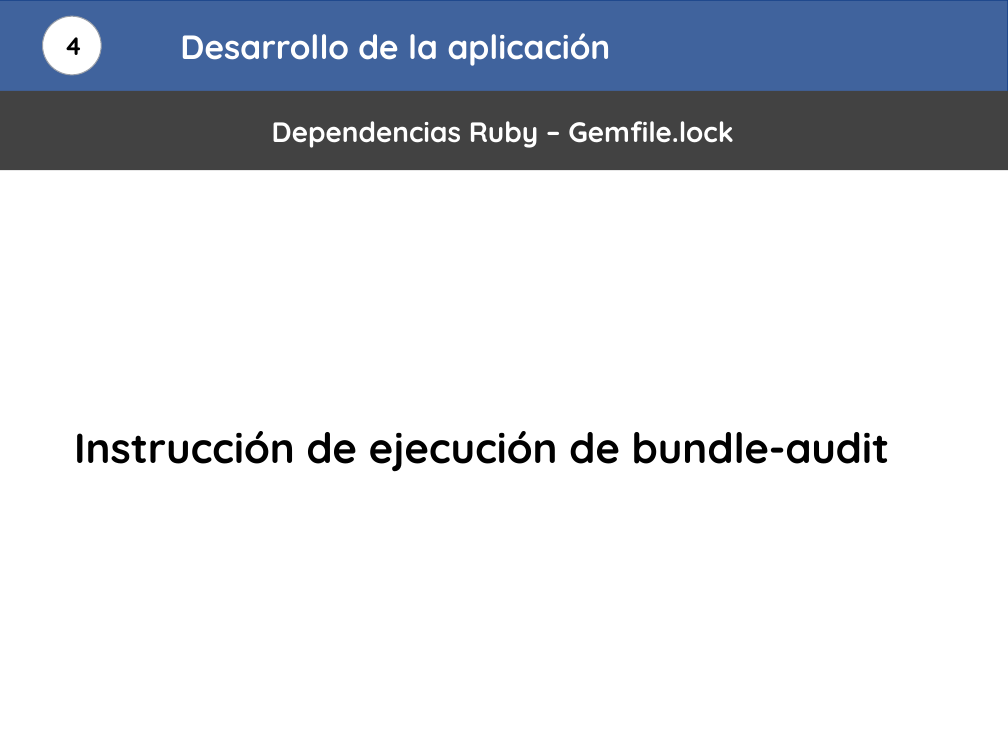
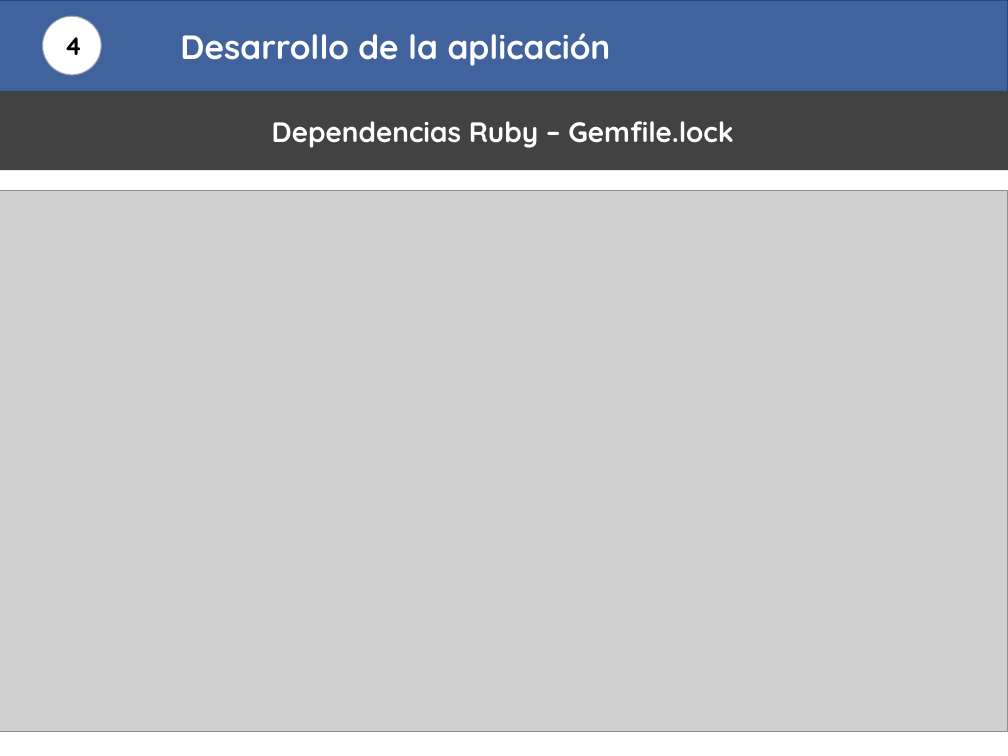
Before and after one commit to EleazarRubio/Master_Ciberseguridad_US, a slide deck: slide 15 of Presentacion/Presentacion_TFM_Eleazar_Rubio.pptx. Drawn at 1008x756 pixels with LibreOffice and Linux fonts; fonts in the diff are those of the drawing; grey boxes stand for pictures. Boxes give left, top, right and bottom in pixels: in the first picture for what was removed or moved away, otherwise in the second. Text is boxed around its words. In the diff, an @@ line names an element or a change of style, - is before the commit and + after.

```diff
--- a/Presentacion/Presentacion_TFM_Eleazar_Rubio.pptx
+++ b/Presentacion/Presentacion_TFM_Eleazar_Rubio.pptx
@@ picture added at (x1=0, y1=191, x2=1008, y2=732) @@
@@ text removed at (x1=74, y1=431, x2=890, y2=472) @@
-Instrucción de ejecución de bundle-audit
```
Also in this commit, not shown: 7 other slides changed, 5 slides added.
